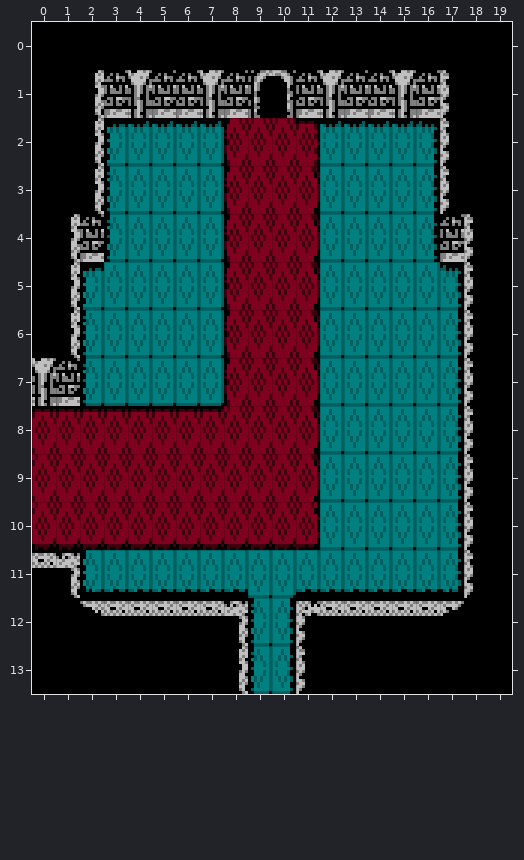
A Tiled map gets an edit: tiled/castle_room_11.tmx. Above is the file before it was changed.
Cells are 8x16 px. Shown: x 0..19, y 0..13.
The same view after the edit:
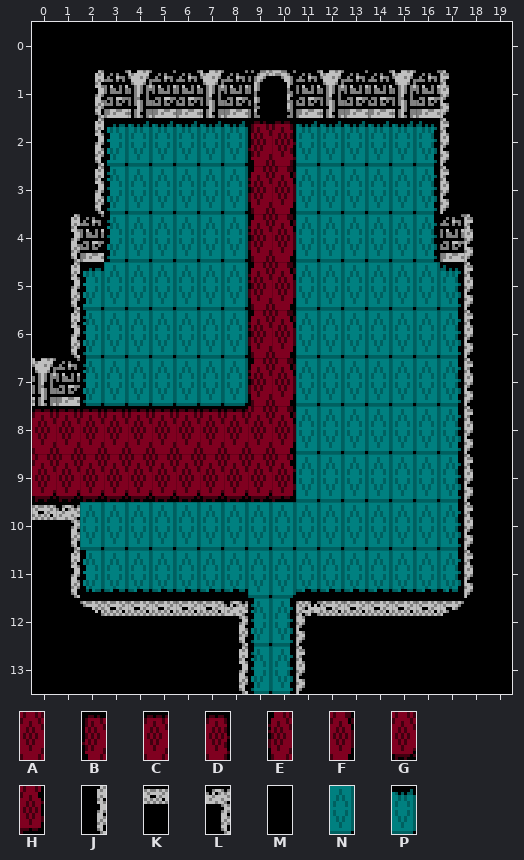
Key: from "castle_carpet": A 0, B 1, C 2, D 3, E 4, F 5, G 7, H 8; from "castle_stone": J 3, K 6, L 7, M 8; from "castle_tile": N 0, P 2.
_ is an empty cell.
What changed:
Layer "Tile Layer 1":
Tile B replaces tile A in row 2 at x 9.
Tile C replaces tile A in row 8 at x 8.
Tile D replaces tile A in row 2 at x 10.
Tile E replaces tile A in rows 3 to 7 at x 9.
Tile F replaces tile A in rows 3 to 8 at x 10.
Tile G replaces tile A in row 9 at x 0 to 9.
Tile H replaces tile A in row 9 at x 10.
Tile J replaces tile L in row 11 at x 1.
Tile K replaces tile G in row 10 at x 0.
Tile L replaces tile G in row 10 at x 1.
Tile M replaces tile K in row 11 at x 0.
Tile N replaces tile E in rows 3 to 7 at x 8.
Tile N replaces tile F in rows 3 to 9 at x 11.
Tile N replaces tile G in row 10 at x 2 to 10.
Tile N replaces tile H in row 10 at x 11.
Tile P replaces tile D in row 2 at x 11.
Tile P replaces tile E in row 2 at x 8.
Where, in picture pixels (left, top, right, bottom), the same in both pictures:
changed: (32, 118, 320, 571)
